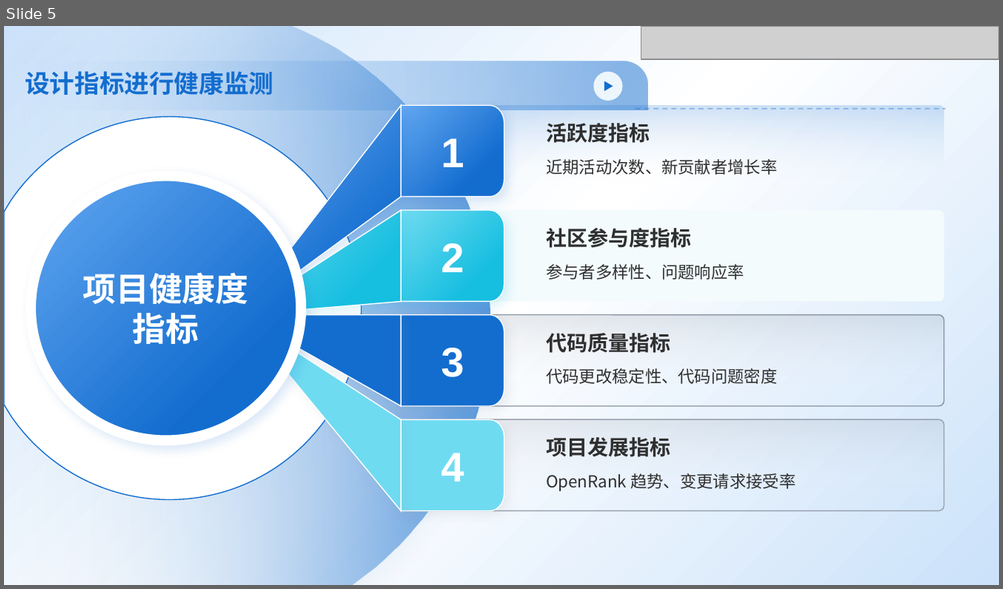
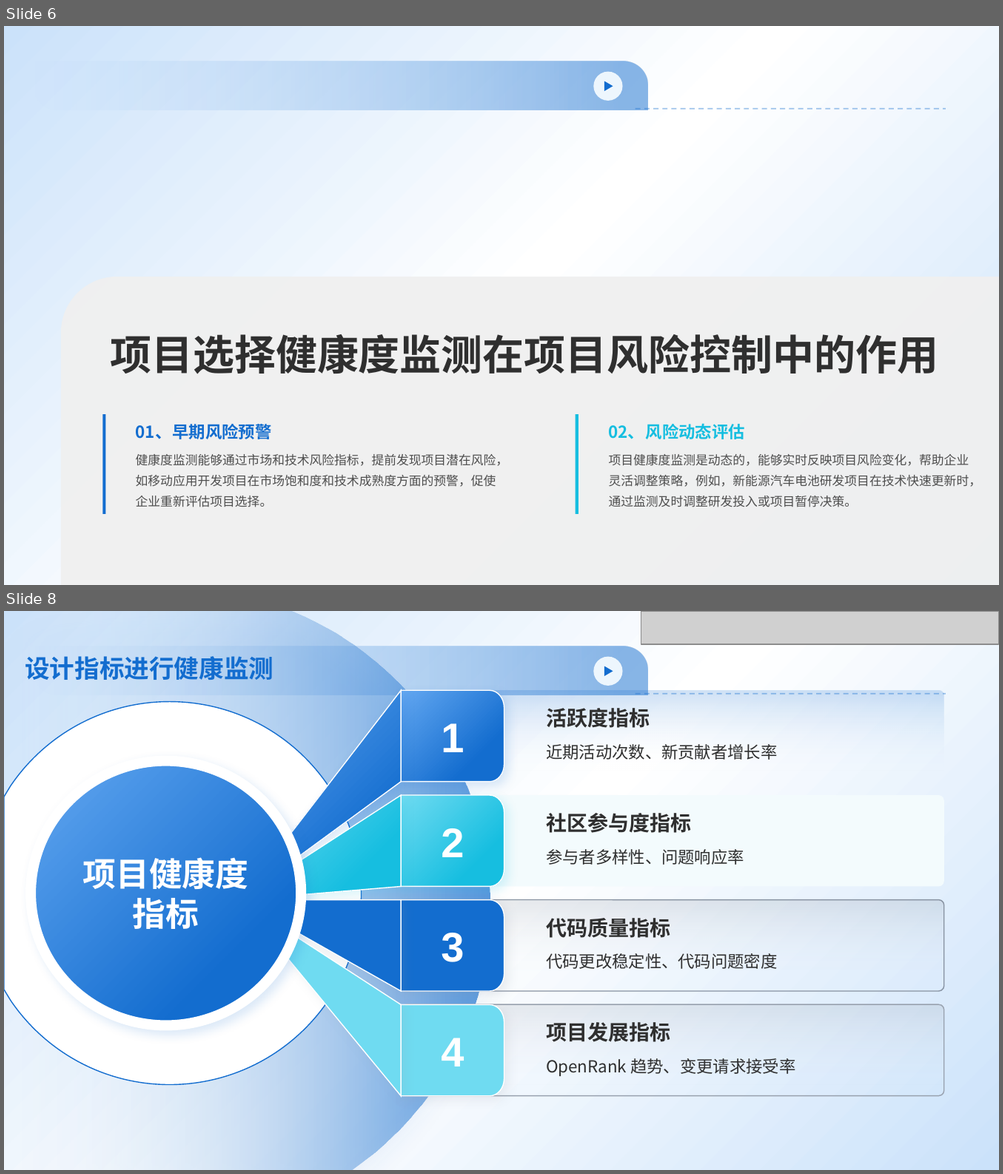
Before and after one commit to zxywx0924/openrank, a slide deck: OpenRank杯初赛——现在游戏中队.pptx. Shown one above the other, each under a label of ours: slide 5 before the commit, slides 6 and 8 after it; the slides between them are not shown. The pictures are 1003x589 and 1003x1174 pixels, drawn with LibreOffice and Linux fonts; fonts in the diff are those of the drawing; grey boxes stand for pictures; background and template pictures are left out. Boxes give left, top, right and bottom in pixels: in the first picture for what was removed or moved away, otherwise in the second. Text is boxed around its words. In the diff, an @@ line names an element or a change of style, - is before the commit and + after.

```diff
--- a/OpenRank杯初赛——现在游戏中队.pptx
+++ b/OpenRank杯初赛——现在游戏中队.pptx
@@ slide 6 added at bbox=[4, 26, 999, 585], background picture (left out); not listed: 4 template elements that a slide beside it also shows @@
@@ round rect added at bbox=[61, 277, 999, 585], fill #F0F0F0 at 94% opacity @@
@@ title added at bbox=[110, 335, 938, 375], 40 pt, text #2F2F2F, bold @@
+项目选择健康度监测在项目风险控制中的作用
@@ rectangle added at bbox=[102, 414, 105, 514], fill #136DCF @@
@@ text added at bbox=[172, 424, 271, 440], 16 pt, text #136DCF, bold @@
+早期风险预警
@@ rectangle added at bbox=[575, 414, 578, 514], fill #16BEE0 @@
@@ text added at bbox=[646, 423, 745, 440], 16 pt, text #16BEE0, bold @@
+风险动态评估
@@ text added at bbox=[136, 426, 172, 440], 16 pt, text #136DCF, bold @@
+01、
@@ text added at bbox=[609, 426, 645, 440], 16 pt, text #16BEE0, bold @@
+02、
@@ text added at bbox=[136, 454, 508, 508], 12 pt, text #4E4E4E @@
+健康度监测能够通过市场和技术风险指标，提前发现项目潜在风险，如移动应用开发项目在市场饱和度和技术成熟度方面的预警，促使企业重新评估项目选择。
@@ text added at bbox=[609, 454, 981, 508], 12 pt, text #4E4E4E @@
+项目健康度监测是动态的，能够实时反映项目风险变化，帮助企业灵活调整策略，例如，新能源汽车电池研发项目在技术快速更新时，通过监测及时调整研发投入或项目暂停决策。
@@ what was slide 5 is now slide 8 @@
```
Also in this commit, not shown: 1 slide changed, 2 other slides added.
